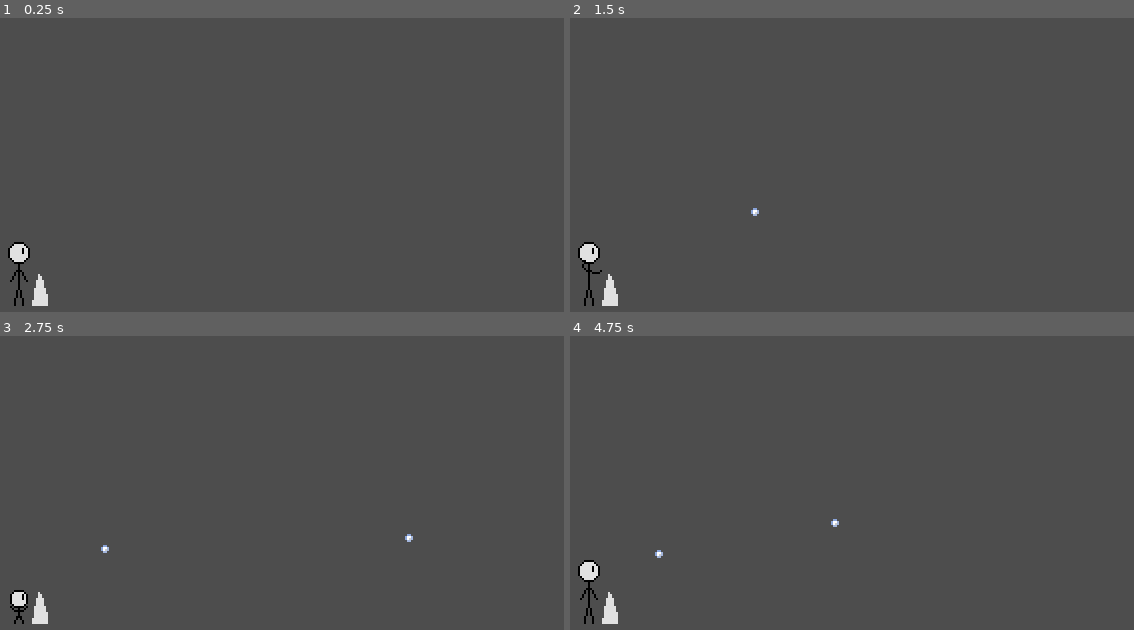
Above: before the commit, frames 1-4 (two rows, left to right).
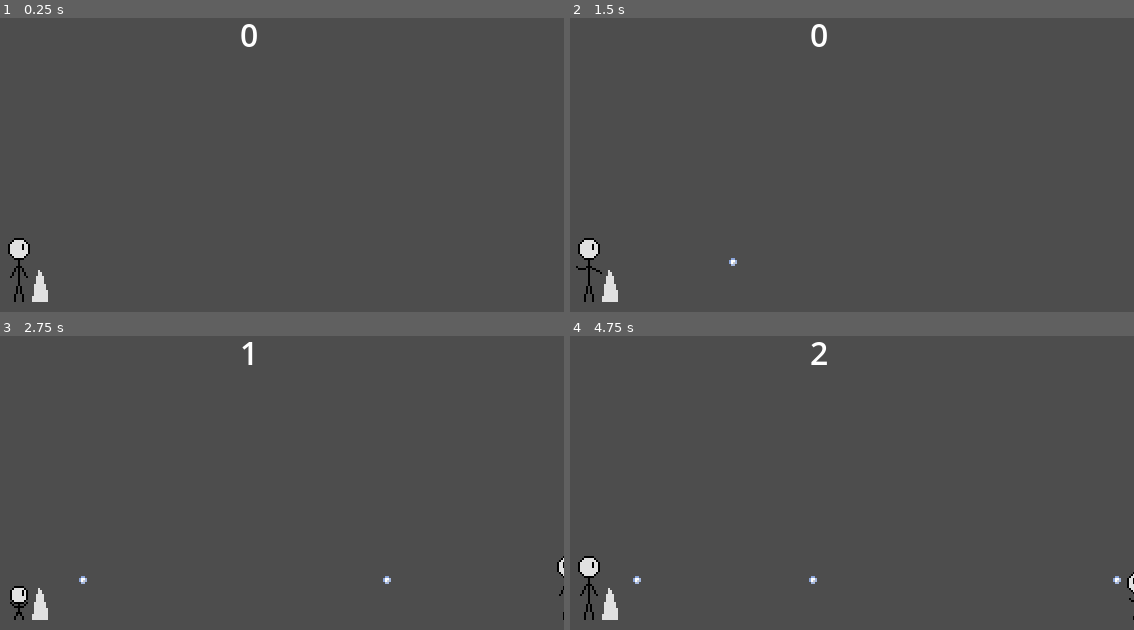
Above: after the commit, the same moments.

Repository: Poizenes/GWJ-Freeze
Game: Godot game, scene res://scenes/game_scene.tscn
Two runs of this game, one before a commit and one after it. Both use one fixed random seed, a clock stepped at 60 frames per second and the inputs below.
Inputs:
- Up to frame 1 (0.25 s): no input
- Up to frame 2 (1.5 s): hold S (duck) 0.53-1.28 s; tap Space (throw) at 0.8, 1.35 s
- Up to frame 3 (2.75 s): tap S (duck) at 1.55 s; hold S (duck) from 2.03 s (still down); tap Space (throw) at 2.3 s
- Up to frame 4 (4.75 s): release S (duck) at 2.78 s; tap Space (throw) at 2.85, 3.8, 4.35 s; tap S (duck) at 3.05, 4.55 s; hold S (duck) 3.53-4.28 s

The runs differ from the first frame. In frame 1, 0.5% of the frame differs, in the area x 1-46%, y 2-98%; in frame 2, 0.5%; in frame 3, 0.5%; in frame 4, 0.7%, in the area x 1-100%, y 2-98%.

Commit message:
Add pedestrians and score

Diff:
--- a/game/scenes/game_scene.tscn
+++ b/game/scenes/game_scene.tscn
@@ -4,11 +4,25 @@
 [ext_resource type="PackedScene" uid="uid://sfgnl556drib" path="res://scenes/player.tscn" id="1_nefw0"]
 [ext_resource type="PackedScene" uid="uid://c5amjyp3hjd6" path="res://scenes/snow_wall.tscn" id="2_84xa1"]
 
-[node name="GameScene" type="Node2D"]
+[node name="GameScene" type="Node2D" node_paths=PackedStringArray("pedestrian_spawn_timer", "score_counter")]
 script = ExtResource("1_5sol3")
+pedestrian_spawn_timer = NodePath("PedestrianSpawnTimer")
+score_counter = NodePath("ScoreCounter")
 
 [node name="Player" parent="." instance=ExtResource("1_nefw0")]
-position = Vector2(27, 132)
+position = Vector2(27, 130)
+THROW_ANIMATION_SPEED_SCALE = 3.0
 
 [node name="SnowWall" parent="." instance=ExtResource("2_84xa1")]
-position = Vector2(38, 140)
+position = Vector2(38, 138)
+
+[node name="PedestrianSpawnTimer" type="Timer" parent="."]
+wait_time = 2.0
+autostart = true
+
+[node name="ScoreCounter" type="Label" parent="."]
+offset_left = 123.0
+offset_top = 1.0
+offset_right = 163.0
+offset_bottom = 24.0
+horizontal_alignment = 1
--- /dev/null
+++ b/game/scenes/pedestrian.tscn
@@ -0,0 +1,81 @@
+[gd_scene load_steps=12 format=3 uid="uid://1cr0ooaw0m1c"]
+
+[ext_resource type="Texture2D" uid="uid://dpc0x8rrc2hgj" path="res://assets/animation/character/idle/idle.png" id="1_dedip"]
+[ext_resource type="Script" path="res://scripts/pedestrian.gd" id="1_i6hf5"]
+[ext_resource type="Texture2D" uid="uid://ovp7600528mt" path="res://assets/animation/character/duck/duck.png" id="2_gq03a"]
+
+[sub_resource type="RectangleShape2D" id="RectangleShape2D_ef53g"]
+size = Vector2(11, 33)
+
+[sub_resource type="AtlasTexture" id="AtlasTexture_inc1f"]
+atlas = ExtResource("2_gq03a")
+region = Rect2(0, 0, 16, 32)
+
+[sub_resource type="AtlasTexture" id="AtlasTexture_dcbvk"]
+atlas = ExtResource("2_gq03a")
+region = Rect2(16, 0, 16, 32)
+
+[sub_resource type="AtlasTexture" id="AtlasTexture_unv4m"]
+atlas = ExtResource("2_gq03a")
+region = Rect2(32, 0, 16, 32)
+
+[sub_resource type="AtlasTexture" id="AtlasTexture_npihk"]
+atlas = ExtResource("2_gq03a")
+region = Rect2(48, 0, 16, 32)
+
+[sub_resource type="AtlasTexture" id="AtlasTexture_w61q1"]
+atlas = ExtResource("1_dedip")
+region = Rect2(0, 0, 16, 32)
+
+[sub_resource type="AtlasTexture" id="AtlasTexture_udrrs"]
+atlas = ExtResource("1_dedip")
+region = Rect2(16, 0, 16, 32)
+
+[sub_resource type="SpriteFrames" id="SpriteFrames_tvan8"]
+animations = [{
+"frames": [{
+"duration": 1.0,
+"texture": SubResource("AtlasTexture_inc1f")
+}, {
+"duration": 1.0,
+"texture": SubResource("AtlasTexture_dcbvk")
+}, {
+"duration": 1.0,
+"texture": SubResource("AtlasTexture_unv4m")
+}, {
+"duration": 1.0,
+"texture": SubResource("AtlasTexture_npihk")
+}],
+"loop": false,
+"name": &"hit",
+"speed": 5.0
+}, {
+"frames": [{
+"duration": 1.0,
+"texture": SubResource("AtlasTexture_w61q1")
+}, {
+"duration": 1.0,
+"texture": SubResource("AtlasTexture_udrrs")
+}],
+"loop": true,
+"name": &"walk",
+"speed": 5.0
+}]
+
+[node name="Pedestrian" type="CharacterBody2D" node_paths=PackedStringArray("sprite", "collision_shape")]
+collision_layer = 4
+collision_mask = 2
+script = ExtResource("1_i6hf5")
+sprite = NodePath("AnimatedSprite2D")
+collision_shape = NodePath("CollisionShape2D")
+
+[node name="CollisionShape2D" type="CollisionShape2D" parent="."]
+position = Vector2(-0.5, -0.5)
+shape = SubResource("RectangleShape2D_ef53g")
+
+[node name="AnimatedSprite2D" type="AnimatedSprite2D" parent="."]
+scale = Vector2(-1, 1)
+sprite_frames = SubResource("SpriteFrames_tvan8")
+animation = &"hit"
+
+[connection signal="animation_finished" from="AnimatedSprite2D" to="." method="_on_animation_finished"]
--- a/game/scenes/player.tscn
+++ b/game/scenes/player.tscn
@@ -127,18 +127,19 @@
 }, {
 "frames": [{
 "duration": 1.0,
-"texture": SubResource("AtlasTexture_a21ln")
+"texture": SubResource("AtlasTexture_0dyk2")
 }],
 "loop": false,
 "name": &"throw_return",
 "speed": 5.0
 }]
 
-[node name="Player" type="StaticBody2D"]
+[node name="Player" type="StaticBody2D" node_paths=PackedStringArray("sprite")]
 script = ExtResource("1_vleww")
 THROW_ANIMATION_SPEED_SCALE = 4.0
 DUCK_ANIMATION_SPEED_SCALE = 8.0
 STAND_UP_ANIMATION_SPEED_SCALE = 8.0
+sprite = NodePath("AnimatedSprite2D")
 
 [node name="CollisionShape2D" type="CollisionShape2D" parent="."]
 position = Vector2(0.5, 0.5)
@@ -146,6 +147,6 @@
 
 [node name="AnimatedSprite2D" type="AnimatedSprite2D" parent="."]
 sprite_frames = SubResource("SpriteFrames_csfri")
-animation = &"stand_up"
+animation = &"throw_return"
 
 [connection signal="animation_finished" from="AnimatedSprite2D" to="." method="on_animation_finished"]
--- a/game/scenes/snowball.tscn
+++ b/game/scenes/snowball.tscn
@@ -5,11 +5,11 @@
 [ext_resource type="AudioStream" uid="uid://q03p08vswjwp" path="res://assets/sounds/throw.mp3" id="3_2ib53"]
 
 [sub_resource type="RectangleShape2D" id="RectangleShape2D_ihl8u"]
-size = Vector2(8, 8)
+size = Vector2(4, 4)
 
 [node name="Snowball" type="CharacterBody2D"]
 collision_layer = 2
-collision_mask = 0
+collision_mask = 4
 script = ExtResource("1_o1yv8")
 
 [node name="Sprite2D" type="Sprite2D" parent="."]
--- a/game/scripts/game.gd
+++ b/game/scripts/game.gd
@@ -1,9 +1,37 @@
-extends Node2D
+class_name Game extends Node2D
+
+signal snowball_hit
 
 @export_group("Snowball Physics")
 @export var GRAVITY := 1.5
 @export var INITIAL_VELOCITY := Vector2(160, -75)
 
+@export_group("Pedestrians")
+@export var pedestrian_spawn_timer: Timer
+@export var score_counter: Label
+
+var score : int = 0:
+	set(new_score):
+		score = new_score
+		score_counter.text = str(score)
+
+func _ready() -> void:
+	assert(pedestrian_spawn_timer)
+	assert(score_counter)
+	pedestrian_spawn_timer.connect("timeout", spawn_pedestrian)
+	connect("snowball_hit", on_snowball_hit)
+
+	score = 0
+
 func _input(event: InputEvent) -> void:
 	if event.is_action_pressed("ui_cancel"):
 		get_tree().quit()
+
+func spawn_pedestrian():
+	var pedestrian = load("res://scenes/pedestrian.tscn").instantiate()
+	add_child(pedestrian)
+	pedestrian.position = Vector2(310, 130)
+	print("Pedestrian spawned")
+
+func on_snowball_hit():
+	score += 1
--- /dev/null
+++ b/game/scripts/pedestrian.gd
@@ -0,0 +1,22 @@
+extends CharacterBody2D
+
+
+@export var sprite : AnimatedSprite2D
+@export var collision_shape : CollisionShape2D
+
+func _ready() -> void:
+	assert(sprite)
+	assert(collision_shape)
+	sprite.play("walk")
+
+func _physics_process(delta: float) -> void:
+	position.x -= 10 * delta
+
+func on_snowball_hit() -> void:
+	collision_shape.disabled = true
+	sprite.play("hit")
+
+
+func _on_animation_finished() -> void:
+	if sprite.animation == "hit":
+		queue_free()
--- a/game/scripts/player.gd
+++ b/game/scripts/player.gd
@@ -6,10 +6,11 @@
 @export var DUCK_ANIMATION_SPEED_SCALE : float = 2
 @export var STAND_UP_ANIMATION_SPEED_SCALE : float = 2
 
-@onready var sprite : AnimatedSprite2D = $AnimatedSprite2D
+@export var sprite : AnimatedSprite2D
 
 
 func _ready() -> void:
+	assert(sprite)
 	idle()
 
 func _physics_process(delta: float) -> void:
--- a/game/scripts/snowball.gd
+++ b/game/scripts/snowball.gd
@@ -1,11 +1,17 @@
 extends CharacterBody2D
 class_name Snowball
 
+
 func _ready() -> void:
 	velocity.x = get_parent().INITIAL_VELOCITY.x
-	velocity.y = get_parent().INITIAL_VELOCITY.y
+	#velocity.y = get_parent().INITIAL_VELOCITY.y
 	$AudioStreamPlayer2D.play()
 
 func _physics_process(delta: float) -> void:
-	velocity.y += get_parent().GRAVITY
-	move_and_slide()
+	#velocity.y += get_parent().GRAVITY
+	var collision = move_and_collide(velocity * delta)
+	if collision:
+		var collider = collision.get_collider()
+		collider.call("on_snowball_hit")
+		get_parent().emit_signal("snowball_hit")
+		queue_free()
Not shown: 1 places in game/scenes/player.tscn that only renumber resources
Not shown, added: game/scenes/pedA1FA.tmp
